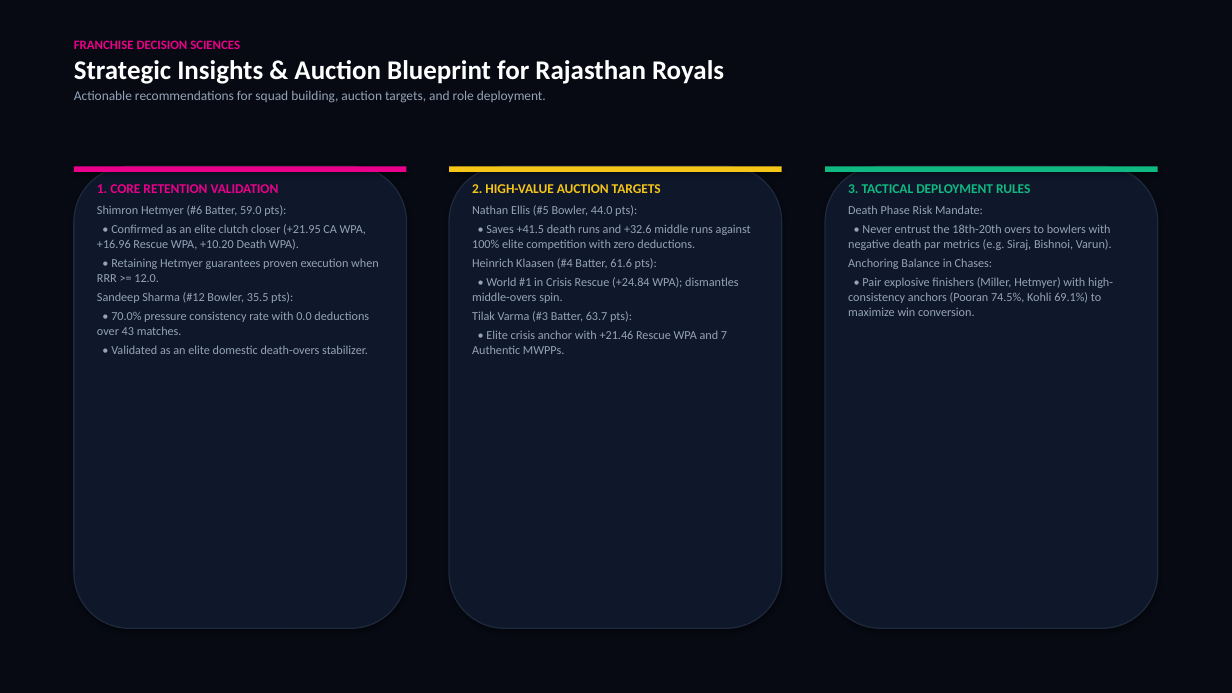
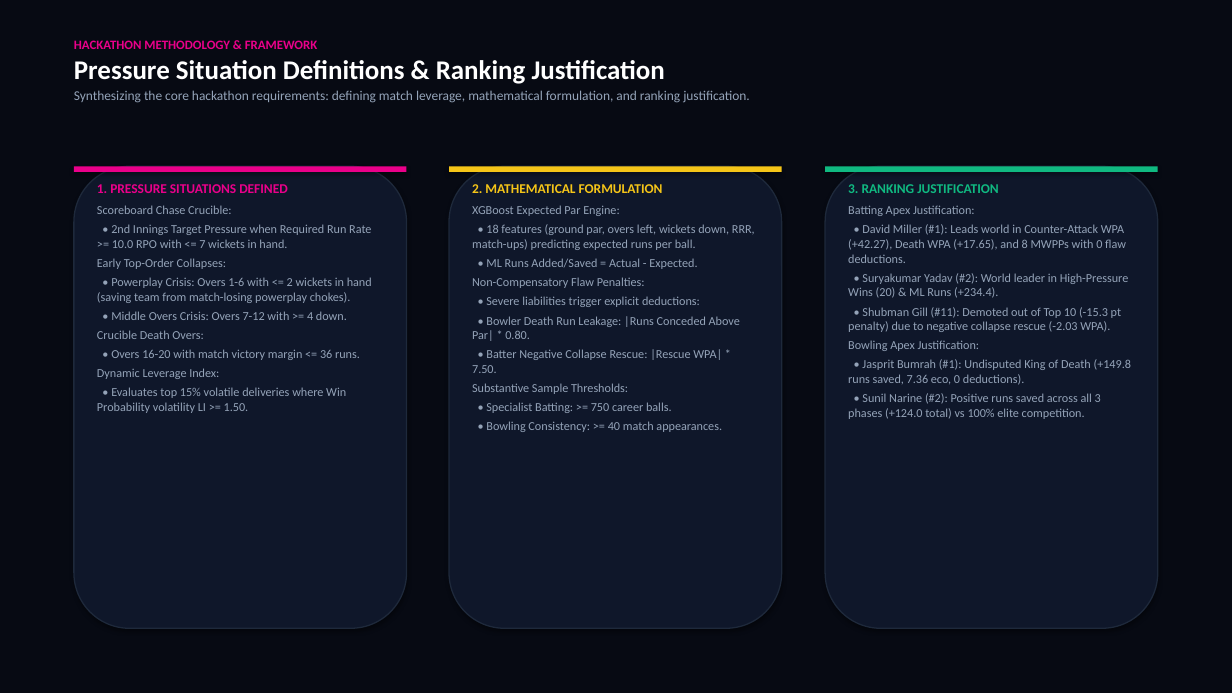
Before and after one commit to Lohithaswin/play-rr-hackathon-2026, a slide deck: slide 13 of Play_RR_Hackathon_Lohithaswin_V.pptx. Drawn at 1232x693 pixels with LibreOffice and Linux fonts; fonts in the diff are those of the drawing. Boxes give left, top, right and bottom in pixels: in the first picture for what was removed or moved away, otherwise in the second. Text is boxed around its words. In the diff, an @@ line names an element or a change of style, - is before the commit and + after.

```diff
--- a/Play_RR_Hackathon_Lohithaswin_V.pptx
+++ b/Play_RR_Hackathon_Lohithaswin_V.pptx
@@ text at [74,40,750,103]: text changed; bold off @@
-FRANCHISE DECISION SCIENCES
-Strategic Insights & Auction Blueprint for Rajasthan Royals
-Actionable recommendations for squad building, auction targets, and role deployment.
+HACKATHON METHODOLOGY & FRAMEWORK
+Pressure Situation Definitions & Ranking Justification
+Synthesizing the core hackathon requirements: defining match leverage, mathematical formulation, and ranking justification.
@@ text at [97,184,372,413]: text changed @@
-1. CORE RETENTION VALIDATION
-Shimron Hetmyer (#6 Batter, 59.0 pts):
-• Confirmed as an elite clutch closer (+21.95 CA WPA, +16.96 Rescue WPA, +10.20 Death WPA).
-• Retaining Hetmyer guarantees proven execution when RRR >= 12.0.
-Sandeep Sharma (#12 Bowler, 35.5 pts):
-• 70.0% pressure consistency rate with 0.0 deductions over 43 matches.
-• Validated as an elite domestic death-overs stabilizer.
+1. PRESSURE SITUATIONS DEFINED
+Scoreboard Chase Crucible:
+• 2nd Innings Target Pressure when Required Run Rate >= 10.0 RPO with <= 7 wickets in hand.
+Early Top-Order Collapses:
+• Powerplay Crisis: Overs 1-6 with <= 2 wickets in hand (saving team from match-losing powerplay chokes).
+• Middle Overs Crisis: Overs 7-12 with >= 4 down.
+Crucible Death Overs:
+• Overs 16-20 with match victory margin <= 36 runs.
+Dynamic Leverage Index:
+• Evaluates top 15% volatile deliveries where Win Probability volatility LI >= 1.50.
@@ text at [472,184,755,432]: text changed @@
-2. HIGH-VALUE AUCTION TARGETS
-Nathan Ellis (#5 Bowler, 44.0 pts):
-• Saves +41.5 death runs and +32.6 middle runs against 100% elite competition with zero deductions.
-Heinrich Klaasen (#4 Batter, 61.6 pts):
-• World #1 in Crisis Rescue (+24.84 WPA); dismantles middle-overs spin.
-Tilak Varma (#3 Batter, 63.7 pts):
-• Elite crisis anchor with +21.46 Rescue WPA and 7 Authentic MWPPs.
+2. MATHEMATICAL FORMULATION
+XGBoost Expected Par Engine:
+• 18 features (ground par, overs left, wickets down, RRR, match-ups) predicting expected runs per ball.
+• ML Runs Added/Saved = Actual - Expected.
+Non-Compensatory Flaw Penalties:
+• Severe liabilities trigger explicit deductions:
+• Bowler Death Run Leakage: |Runs Conceded Above Par| * 0.80.
+• Batter Negative Collapse Rescue: |Rescue WPA| * 7.50.
+Substantive Sample Thresholds:
+• Specialist Batting: >= 750 career balls.
+• Bowling Consistency: >= 40 match appearances.
@@ text at [848,184,1131,419]: text changed @@
-3. TACTICAL DEPLOYMENT RULES
-Death Phase Risk Mandate:
-• Never entrust the 18th-20th overs to bowlers with negative death par metrics (e.g. Siraj, Bishnoi, Varun).
-Anchoring Balance in Chases:
-• Pair explosive finishers (Miller, Hetmyer) with high-consistency anchors (Pooran 74.5%, Kohli 69.1%) to maximize win conversion.
+3. RANKING JUSTIFICATION
+Batting Apex Justification:
+• David Miller (#1): Leads world in Counter-Attack WPA (+42.27), Death WPA (+17.65), and 8 MWPPs with 0 flaw deductions.
+• Suryakumar Yadav (#2): World leader in High-Pressure Wins (20) & ML Runs (+234.4).
+• Shubman Gill (#11): Demoted out of Top 10 (-15.3 pt penalty) due to negative collapse rescue (-2.03 WPA).
+Bowling Apex Justification:
+• Jasprit Bumrah (#1): Undisputed King of Death (+149.8 runs saved, 7.36 eco, 0 deductions).
+• Sunil Narine (#2): Positive runs saved across all 3 phases (+124.0 total) vs 100% elite competition.
```
Also in this commit, not shown: 12 other files.
